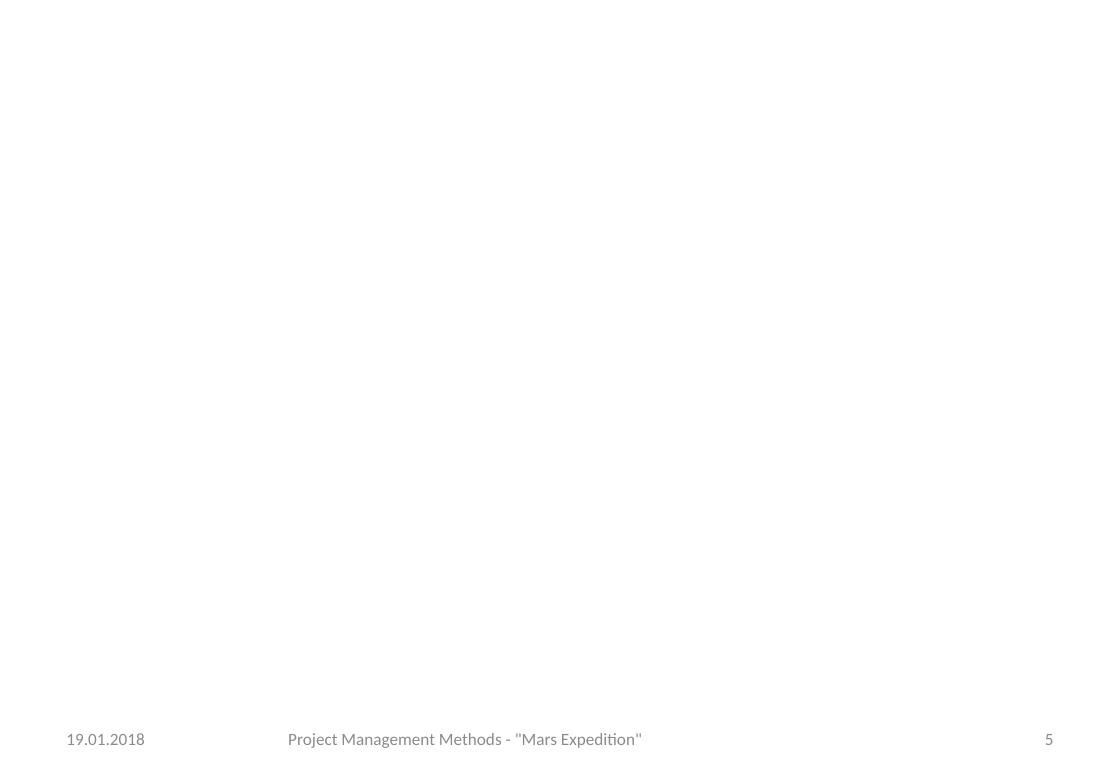
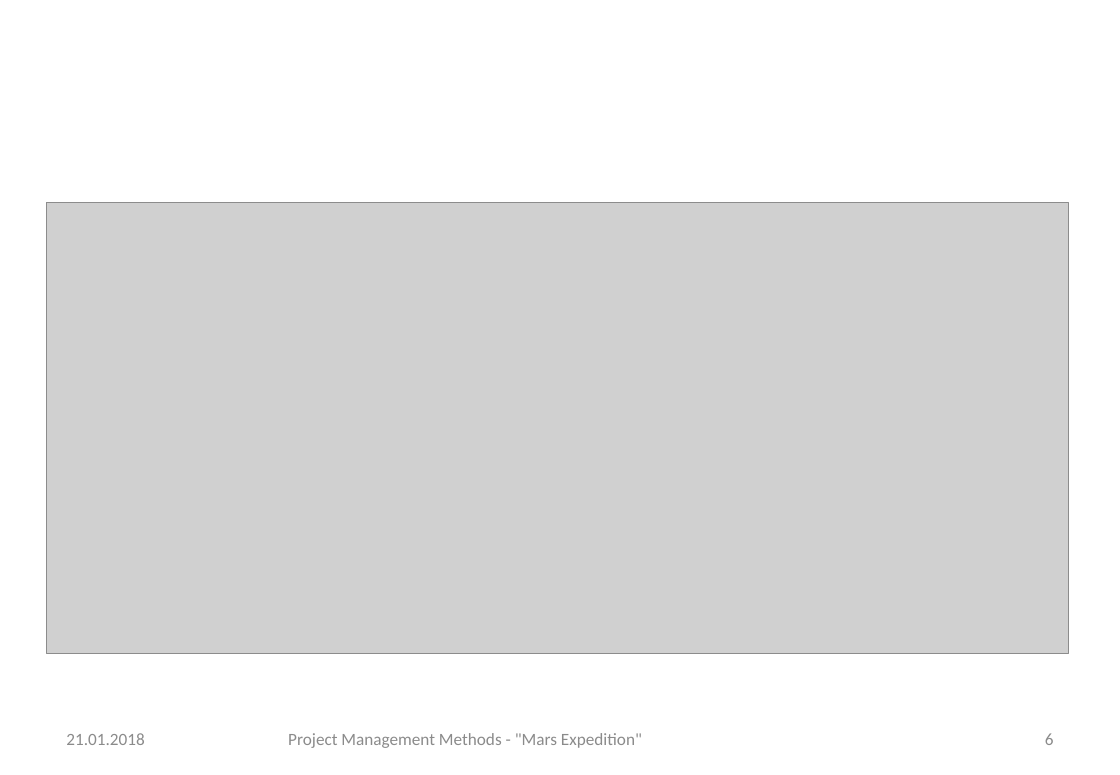
Before and after one commit to gchrizZz/RTW, a slide deck: slide 6 of 01_Projektmanagement/Assignment 5 - Project Managements Methods.pptx (slide 5 before the commit). Drawn at 1120x775 pixels with LibreOffice and Linux fonts; fonts in the diff are those of the drawing; grey boxes stand for pictures; background and template pictures are left out. Boxes give left, top, right and bottom in pixels: in the first picture for what was removed or moved away, otherwise in the second. Text is boxed around its words. In the diff, an @@ line names an element or a change of style, - is before the commit and + after.

```diff
--- a/01_Projektmanagement/Assignment 5 - Project Managements Methods.pptx
+++ b/01_Projektmanagement/Assignment 5 - Project Managements Methods.pptx
@@ picture added at (47, 203, 1068, 655) @@
@@ text at (66, 733, 144, 745): text changed @@
-19.01.2018
+21.01.2018
@@ page number at (1045, 733, 1054, 745): text changed @@
-5
+6
```
Also in this commit, not shown: 6 other slides changed, 4 slides added.
